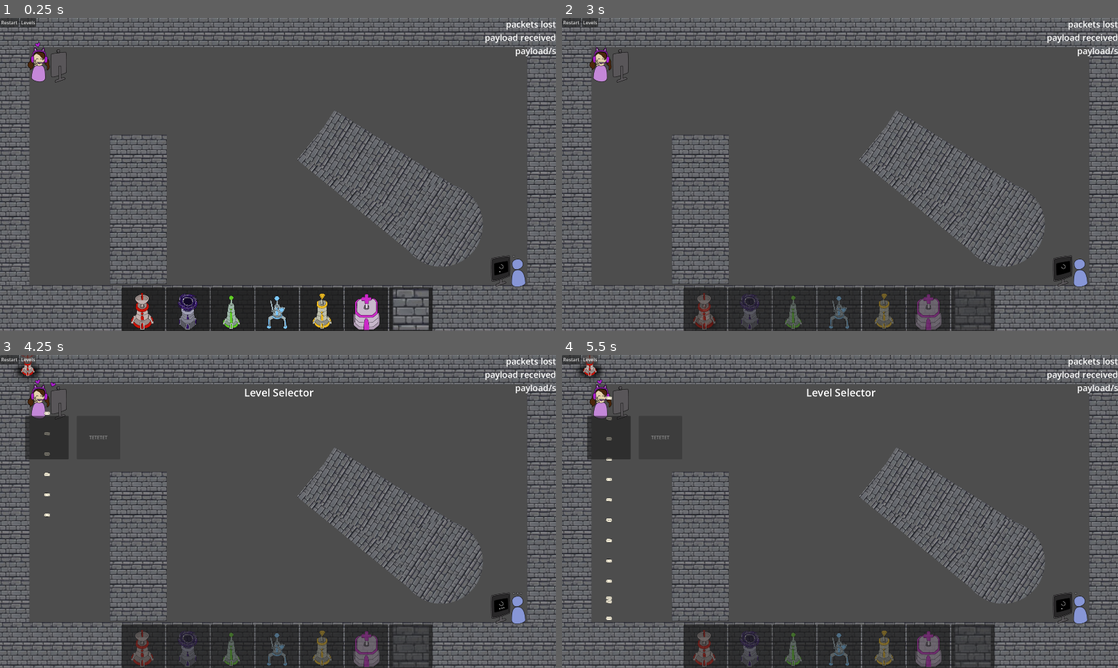
Above: before the commit, frames 1-4 (two rows, left to right).
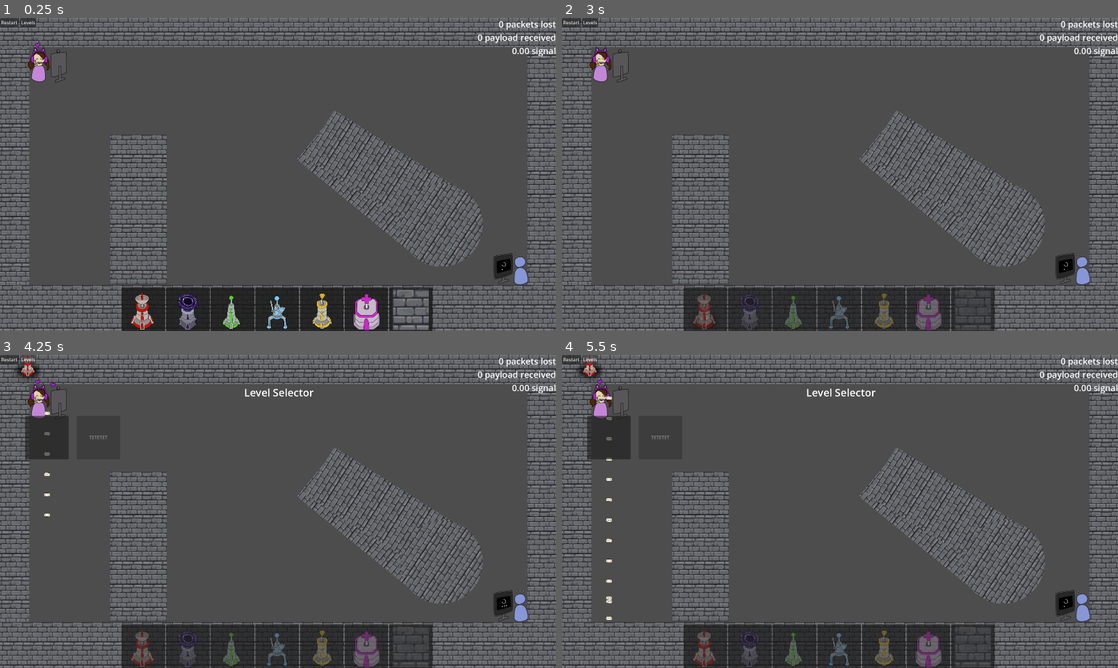
Above: after the commit, the same moments.

Repository: ryupold/ld59
Game: Godot game, scene res://scenes/main.tscn
Two runs of this game, one before a commit and one after it. Both use one fixed random seed, a clock stepped at 60 frames per second and the inputs below. The engine's default icon, where the game draws it, is replaced by a stand-in: a white triangle on a blue panel in a dark square.
Inputs (mouse positions are in pixels of both pictures, inside the frame that each line leads up to):
- Up to frame 1 (0.25 s): no input
- Up to frame 2 (3 s): click "Restart" at 0.5 s; click "Restart" at 1.25 s; click "Restart" at 2 s; click (706, 309) at 2.77 s
- Up to frame 3 (4.25 s): click "Levels" at 3.5 s
- Up to frame 4 (5.5 s): click "Levels" at 4.25 s; click "Levels" at 5 s

The runs differ from the first frame. In frame 1, 0.4% of the frame differs, in the area x 85-100%, y 0-86%; in frame 2, 0.4%; in frame 3, 0.4%; in frame 4, 0.4%.

Commit message:
calculate signal + waves

Diff:
--- a/ld59-game/entities/receiver/receiver.gd
+++ b/ld59-game/entities/receiver/receiver.gd
@@ -5,7 +5,6 @@
 func _ready():
 	GameState.onGameTick.connect(updateAnimation)
 
-
 func updateAnimation():
 	if GameState.isConnectionGood:
 		$AnimatedSprite2D.animation = "good"
--- a/ld59-game/entities/receiver/receiver.tscn
+++ b/ld59-game/entities/receiver/receiver.tscn
@@ -88,7 +88,7 @@
 sprite_frames = SubResource("SpriteFrames_ooahl")
 animation = &"bad"
 autoplay = "bad"
-frame_progress = 0.17563838
+frame_progress = 0.49038893
 
 [node name="CollisionShape2D" type="CollisionShape2D" parent="." unique_id=1218089614]
 shape = SubResource("CircleShape2D_iliiv")
--- a/ld59-game/entities/sender/sender.gd
+++ b/ld59-game/entities/sender/sender.gd
@@ -14,9 +14,12 @@
 @export var spawnAngleMax: float = PI/2
 @export var spawnAngleRotationSpeed: float = 1
 @onready var _spawnAngle: float = (spawnAngleMin + spawnAngleMax) / 2
+var inFlightPackets : int = 0
 
 func _ready():
-	$PacketCreationTimer.timeout.connect(createPacket)
+	$PacketCreationTimer.timeout.connect(sendPacketIfNeeded)
+	GameState.onPacketReceived.connect(func(p): inFlightPackets -= 1)
+	GameState.onPacketLost.connect(func(): inFlightPackets -= 1)
 
 func _physics_process(delta):
 	var nextAngle := wrapf(_spawnAngle + spawnAngleRotationSpeed * delta, spawnAngleMin, spawnAngleMax)
@@ -29,9 +32,11 @@
 	else:
 		_spawnAngle = nextAngle
 
-func createPacket():
-	var packet : Packet = packetScene.instantiate()
-	var position := global_position + Vector2.from_angle(_spawnAngle) * spawnDistance
-	packet.global_position = global_position
-	packet.apply_impulse(Vector2.from_angle(_spawnAngle) * spawnImpulse)
-	packetParent.add_child(packet)
+func sendPacketIfNeeded():
+	if GameState.packetsToSend - inFlightPackets > 0:
+		var packet : Packet = packetScene.instantiate()
+		var position := global_position + Vector2.from_angle(_spawnAngle) * spawnDistance
+		packet.global_position = global_position
+		packet.apply_impulse(Vector2.from_angle(_spawnAngle) * spawnImpulse)
+		packetParent.add_child(packet)
+		inFlightPackets += 1
--- a/ld59-game/entities/sender/sender.tscn
+++ b/ld59-game/entities/sender/sender.tscn
@@ -55,6 +55,8 @@
 frame_progress = 0.12814857
 
 [node name="PacketCreationTimer" type="Timer" parent="." unique_id=1597540509]
+process_mode = 1
+physics_interpolation_mode = 1
 autostart = true
 
 [node name="TowerCollider" type="Area2D" parent="." unique_id=1755820681]
--- a/ld59-game/entities/towers/payload/payload_tower.tscn
+++ b/ld59-game/entities/towers/payload/payload_tower.tscn
@@ -63,6 +63,7 @@
 sprite_frames = SubResource("SpriteFrames_jynls")
 autoplay = "default"
 frame_progress = 0.76283485
+speed_scale = 0.1
 
 [node name="EffectArea" type="Area2D" parent="." unique_id=505660784]
 position = Vector2(-5, -111)
--- a/ld59-game/hud/debug.gd
+++ b/ld59-game/hud/debug.gd
@@ -1,10 +1,6 @@
 extends Control
 
-func _ready():
-	GameState.onPacketLost.connect(updateHUD)
-	GameState.onPacketReceived.connect(func(payload): updateHUD())
-
-func updateHUD():
+func _process(delta):
 	$PacketsLostLabel.text = str(GameState._packetsLost) + " packets lost"
 	$PayloadReceivedLabel.text = str(GameState._payloadReceived) + " payload received"
-	$PayloadPerSecondLabel.text = ("%.2f" % GameState._payloadPerSecond) + " payload/s"
+	$PayloadPerSecondLabel.text = ("%.2f" % GameState._signal) + " signal"
--- a/ld59-game/resources/levels/level_resource.gd
+++ b/ld59-game/resources/levels/level_resource.gd
@@ -6,10 +6,9 @@
 @export var completed := false
 
 @export_category("Sender")
-@export var retries: int
-@export var packagesSent: int
-@export var payloadPerSecondDamageThreshold: float = 1.0
-@export var health: float = 100.0
+@export var packetsToSend: int = 100
+@export var signalThreshold: float = 1.0
+@export var patience: float = 100.0
 @export var spawnInterval: float = 0.2
 @export var spawnImpulse: float = 1000
 @export var spawnAngleMin: float = 0
--- a/ld59-game/scenes/game_state.gd
+++ b/ld59-game/scenes/game_state.gd
@@ -1,34 +1,51 @@
 extends Node
 
+var _currentLevel : LevelResource
+
+var _wave: int
+var _patience: float
+
 var _packetsLost: int
+var _packetsReceived: int
 var _payloadReceived: int
+var _payloadBuffer: int
+var _payloadPerSecond: float
 
 ## this is the indicator for a good or bad signal
 ## patience is lost when this value stays below a threshold
-var _payloadPerSecond: float
-var _currentPayloadBuffer: float
-var _currentPayloadBufferTime: float
-var _patience: float
+var _signal: float
+var _timePassed: float
+
 var _isDragging: bool = false
-var _currentLevel : LevelResource
+
+var packetsToSend: int:
+	get:
+		return _currentLevel.packetsToSend - _packetsReceived
 
 @export var allTowers: TowersResource
 @export var unlockedTowers: TowersResource
 @export var levels: Array[LevelResource]
+@onready var _gameTickTimer: Timer = Timer.new()
 
 signal onDragEvent(node: Node2D, state: bool)
 signal onPacketLost()
 signal onPacketReceived()
 signal onLevelCreated()
 signal onGameTick()
+signal onNextWave(wave: int)
 
 func _ready():
 	onDragEvent.connect(func(n, state): _isDragging = state)
-	onPacketLost.connect(increasePacketLossCounter)
+	onPacketLost.connect(lostPacket)
 	onPacketReceived.connect(receivePacket)
 	onLevelCreated.connect(setupLevel)
 	onGameTick.connect(updateGameState)
+	onNextWave.connect(startWave)
 	_currentLevel = levels[0]
+	_gameTickTimer.wait_time = 1
+	_gameTickTimer.autostart = true
+	_gameTickTimer.timeout.connect(func(): onGameTick.emit())
+	add_child(_gameTickTimer)
 
 func restartLevel() -> void:
 	get_tree().change_scene_to_packed(_currentLevel.scene)
@@ -44,8 +61,10 @@
 
 	_packetsLost = 0
 	_payloadReceived = 0
-	_payloadPerSecond = 0
-	_patience = _currentLevel.health
+	_signal = 0
+	_packetsReceived = 0
+	_payloadBuffer = 0
+	_patience = _currentLevel.patience
 
 	level.sender.spawnInterval = _currentLevel.spawnInterval
 	level.sender.spawnImpulse = _currentLevel.spawnImpulse
@@ -53,29 +72,43 @@
 	level.sender.spawnAngleMax = _currentLevel.spawnAngleMax
 	level.sender.spawnAngleRotationSpeed = _currentLevel.spawnAngleRotationSpeed
 
+	startWave(1)
+
 func updateGameState():
+	_payloadPerSecond = _payloadBuffer
+	_payloadBuffer = 0
 	# reduce patience when signal is bad
 	if not isConnectionGood:
 		_patience -= 1.0
 
 var isConnectionGood: bool:
 	get:
-		return _payloadPerSecond >= _currentLevel.payloadPerSecondDamageThreshold
+		return _signal >= _currentLevel.signalThreshold
 
-func increasePacketLossCounter():
+func lostPacket():
 	_packetsLost += 1
 
 func receivePacket(payload: int):
 	_payloadReceived += payload
-	_currentPayloadBuffer += payload
+	_payloadBuffer += payload
+	_packetsReceived += 1
+	if _packetsReceived == _currentLevel.packetsToSend:
+		onNextWave.emit(_wave + 1)
 
-func _process(delta):
-	_currentPayloadBufferTime += delta
-	if _currentPayloadBufferTime >= 1:
-		_currentPayloadBufferTime -= 1
-		_payloadPerSecond = (_payloadPerSecond + _currentPayloadBuffer) / 2
-		_currentPayloadBuffer = 0
-		onGameTick.emit()
+func startWave(nr: int):
+	print("starting wave " + str(nr) + "...")
+	if nr > 1:
+		await get_tree().create_timer(10).timeout
+	_wave = nr
+	_signal = 0
+	_payloadReceived = 0
+	_timePassed = 0
+	_packetsReceived = 0
+	_payloadBuffer = 0
+
+func _physics_process(delta):
+	_timePassed += delta
+	_signal = _payloadPerSecond * _payloadReceived / _timePassed
 
 enum GameState {
 	MainMenu,
--- a/ld59-game/scenes/levels/first_level.tscn
+++ b/ld59-game/scenes/levels/first_level.tscn
@@ -48,14 +48,14 @@
 offset_right = 2018.7798
 offset_bottom = 903.8685
 rotation = -0.98570305
-pivot_offset = Vector2(409.4109, 404.93427)
+pivot_offset = Vector2(409.4109, 405)
 
 [node name="Sender" parent="." unique_id=1211801374 node_paths=PackedStringArray("packetParent") instance=ExtResource("4_xbibw")]
 position = Vector2(-2273, -1115)
 packetParent = NodePath("../Packets")
 
 [node name="Receiver" parent="." unique_id=2106263029 instance=ExtResource("3_hkalp")]
-position = Vector2(2268, 905)
+position = Vector2(2293, 883)
 
 [node name="Packets" type="Node2D" parent="." unique_id=2121823717]
 
